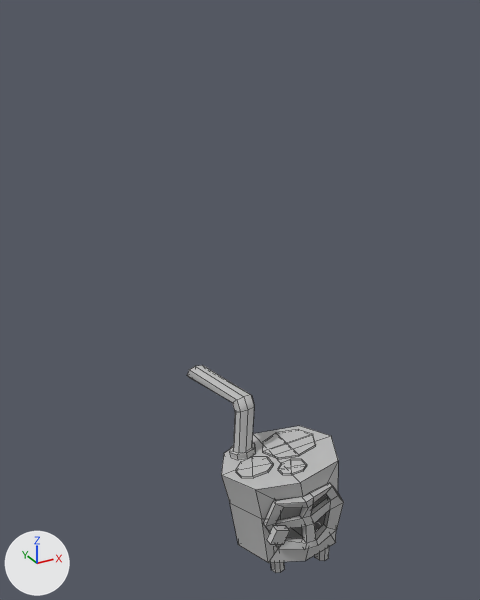
An edit to the FBX model nordicGameJam2015/Assets/Graphics/props/oven_GEO.fbx, drawn before and after from the same camera.
One viewpoint serves both versions: a 50 mm camera at (-2.74, -6.85, 15.5) aimed at (5.49, 8.12, 8.01). Arrows for +X, +Y and +Z are at lower left; the lights stay in place. Mesh edges are drawn as thin lines. Where no turn or scale is listed for an object, it has been applied to the vertices.

The first picture shows 'oven_GEO', 'oven_door_GEO'.
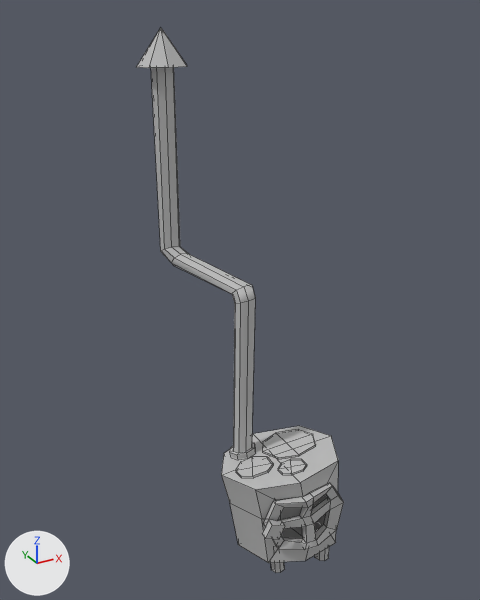
What changed in the scene script:
```text
Change me_mesh:
    used by ob_oven_geo; location = (5.79, 7.14, 2.96)
    remove me_mesh.from_pydata(...)  # 206 vertices, 192 faces; spans x -1.78..1.78, y -2.18..2.18, z -2.65..2.65
    add me_mesh.from_pydata(...)  # 216 vertices, 180 faces; spans x -2.08..1.78, y -2.18..3.88, z -2.65..12.08
    me_mesh part 1
    17 vertices are removed from x -1.43..0.43, y -1.46..2.17, z 0.71..2.61
    36 faces are deleted
    13 vertices in x -0.98..-0.37, y -0.1..0.33, z 2.05..2.54 move by (0.0, 0.0, 3.35)
    3 vertices in x -0.89..-0.35, y -0.14..0.3, z 2.15..2.23 move by (0.0, 0.0, 3.36)
    4 vertices move from x -1.5..-0.88, y 2.1..2.18, z 2.2..2.65 to x -1.5..-0.88, y 2.85..3.03, z 5.57..5.98
    29 vertices are added at x -2.08..-0.69, y 2.6..3.88, z 5.61..12.08
    32 new faces join them
```

Location of each change, (x1, y1, x2, y2) in pixels of the pictures (480 x 600 px; the box of a moved part takes in the faces that stretch with it):
'oven_GEO', reshaped (33% wider, 161% taller)
    before: (187, 365, 338, 573)
    after: (137, 28, 338, 573)
part 1 of me_mesh, moved or reshaped
    before: (187, 365, 254, 453)
    after: (137, 28, 255, 453)
